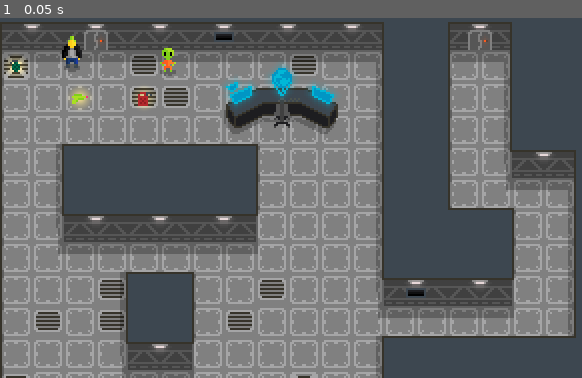
Above: before the commit, frame 1.
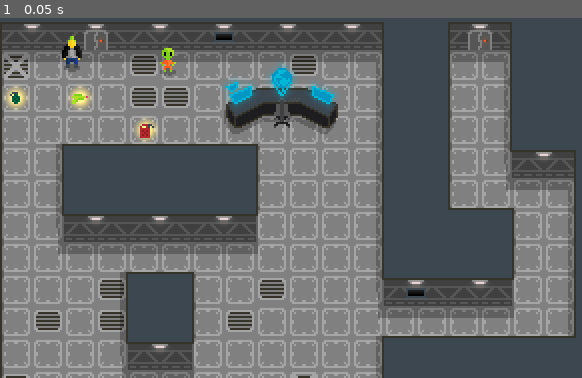
Above: after the commit, the same moment.

Repository: CrankyCranton/Godot-Jam-3
Game: Godot game, scene res://assets/tiles/tiles_test.tscn
Two runs of this game, one before a commit and one after it. Both use one fixed random seed, a clock stepped at 60 frames per second and the inputs below. The project has no main scene, so this scene is started directly.
Inputs:
- Up to frame 1 (0.05 s): no input

The runs differ from the first frame. In frame 1, 0.7% of the frame differs, in the area x 0-28%, y 11-35%.

Commit message:
Optional Lights
Using lights will reduce performance. Additionally, there is a limit to how many can be rendered at once.
It is also possible to fake lights by using a Sprite2D and setting it's mix mode to 'Add', but this method seems to look more musty and will illuminate the environment background as well.

Diff:
--- a/assets/tiles/tiles_test.tscn
+++ b/assets/tiles/tiles_test.tscn
@@ -9,6 +9,7 @@
 [ext_resource type="Texture2D" uid="uid://dc6numek7ase5" path="res://assets/items/item_glow/item_glow.png" id="6_bkpu8"]
 [ext_resource type="Texture2D" uid="uid://cpv6honmno36t" path="res://assets/alien/alien.png" id="7_pmbjv"]
 [ext_resource type="Texture2D" uid="uid://cs5f7dqc1w4yu" path="res://assets/command_panel/command_panel.png" id="8_c6e1i"]
+[ext_resource type="Texture2D" uid="uid://ddu58a3dq2r1a" path="res://assets/area_glow/area_glow.png" id="10_iyg4v"]
 
 [sub_resource type="TileSetAtlasSource" id="TileSetAtlasSource_fj53s"]
 texture = ExtResource("1_hm024")
@@ -367,6 +368,18 @@
 terrain_set_0/terrain_0/color = Color(0.5, 0.34375, 0.25, 1)
 sources/0 = SubResource("TileSetAtlasSource_4oi31")
 
+[sub_resource type="CanvasItemMaterial" id="CanvasItemMaterial_fy13x"]
+light_mode = 1
+
+[sub_resource type="CanvasItemMaterial" id="CanvasItemMaterial_7y66l"]
+blend_mode = 1
+
+[sub_resource type="CanvasItemMaterial" id="CanvasItemMaterial_nm68x"]
+blend_mode = 1
+
+[sub_resource type="CanvasItemMaterial" id="CanvasItemMaterial_4ymco"]
+blend_mode = 1
+
 [node name="TilesTest" type="Node2D"]
 
 [node name="Floor" type="TileMapLayer" parent="."]
@@ -378,7 +391,7 @@
 tile_set = SubResource("TileSet_wuttn")
 
 [node name="Details" type="TileMapLayer" parent="."]
-tile_map_data = PackedByteArray("AAD5/wQAAAABAAIAAAAMAAMAAAABAAIAAAD9/wIAAAABAAQAAAABAAAAAAABAAQAAAAHAAAAAAABAAQAAAADAAAAAAACAAQAAAAGAAQAAAACAAQAAAA=")
+tile_map_data = PackedByteArray("AAD5/wQAAAABAAIAAAD9/wIAAAABAAQAAAABAAAAAAABAAQAAAAHAAAAAAABAAQAAAADAAAAAAACAAQAAAAGAAQAAAACAAQAAAA=")
 tile_set = SubResource("TileSet_wuttn")
 
 [node name="CharacterShadow" type="Sprite2D" parent="."]
@@ -394,27 +407,48 @@
 texture = ExtResource("2_d1xmr")
 
 [node name="GasCan" type="Sprite2D" parent="."]
-light_mask = 0
-position = Vector2(72, 40)
+material = SubResource("CanvasItemMaterial_fy13x")
+position = Vector2(73, 56)
 texture = ExtResource("3_ah3je")
 
 [node name="ItemGlow" type="PointLight2D" parent="GasCan"]
+visible = false
 texture = ExtResource("6_bkpu8")
 
+[node name="ItemGlow2" type="Sprite2D" parent="GasCan"]
+show_behind_parent = true
+texture_filter = 2
+material = SubResource("CanvasItemMaterial_7y66l")
+texture = ExtResource("6_bkpu8")
+
 [node name="Grenade" type="Sprite2D" parent="."]
-light_mask = 0
-position = Vector2(8, 24)
+material = SubResource("CanvasItemMaterial_fy13x")
+position = Vector2(8, 40)
 texture = ExtResource("4_blhkw")
 
 [node name="ItemGlow" type="PointLight2D" parent="Grenade"]
+visible = false
 texture = ExtResource("6_bkpu8")
 
+[node name="ItemGlow2" type="Sprite2D" parent="Grenade"]
+show_behind_parent = true
+texture_filter = 2
+material = SubResource("CanvasItemMaterial_7y66l")
+texture = ExtResource("6_bkpu8")
+
 [node name="LaserGun" type="Sprite2D" parent="."]
-light_mask = 0
+material = SubResource("CanvasItemMaterial_fy13x")
 position = Vector2(40, 40)
 texture = ExtResource("5_sk122")
 
 [node name="ItemGlow" type="PointLight2D" parent="LaserGun"]
+visible = false
+texture = ExtResource("6_bkpu8")
+
+[node name="ItemGlow3" type="Sprite2D" parent="LaserGun"]
+show_behind_parent = true
+texture_filter = 2
+material = SubResource("CanvasItemMaterial_7y66l")
 texture = ExtResource("6_bkpu8")
 
 [node name="Alien" type="Sprite2D" parent="."]
@@ -424,3 +458,213 @@
 [node name="CommandPanel" type="Sprite2D" parent="."]
 position = Vector2(141, 34)
 texture = ExtResource("8_c6e1i")
+
+[node name="PointLight2D17" type="PointLight2D" parent="."]
+visible = false
+position = Vector2(141, 30)
+color = Color(0.00392157, 0.721569, 0.843137, 1)
+energy = 0.75
+texture = ExtResource("10_iyg4v")
+
+[node name="PointLight2D" type="PointLight2D" parent="."]
+visible = false
+position = Vector2(48, 5)
+texture = ExtResource("10_iyg4v")
+
+[node name="PointLight2D2" type="PointLight2D" parent="."]
+visible = false
+position = Vector2(176, 5)
+texture = ExtResource("10_iyg4v")
+
+[node name="PointLight2D3" type="PointLight2D" parent="."]
+visible = false
+position = Vector2(144, 5)
+texture = ExtResource("10_iyg4v")
+
+[node name="PointLight2D4" type="PointLight2D" parent="."]
+visible = false
+position = Vector2(16, 5)
+texture = ExtResource("10_iyg4v")
+
+[node name="PointLight2D5" type="PointLight2D" parent="."]
+visible = false
+position = Vector2(112, 101)
+texture = ExtResource("10_iyg4v")
+
+[node name="PointLight2D6" type="PointLight2D" parent="."]
+visible = false
+position = Vector2(272, 69)
+texture = ExtResource("10_iyg4v")
+
+[node name="PointLight2D7" type="PointLight2D" parent="."]
+visible = false
+position = Vector2(240, 5)
+texture = ExtResource("10_iyg4v")
+
+[node name="PointLight2D8" type="PointLight2D" parent="."]
+visible = false
+position = Vector2(80, 5)
+texture = ExtResource("10_iyg4v")
+
+[node name="PointLight2D9" type="PointLight2D" parent="."]
+visible = false
+position = Vector2(208, 133)
+texture = ExtResource("10_iyg4v")
+
+[node name="PointLight2D10" type="PointLight2D" parent="."]
+visible = false
+position = Vector2(48, 101)
+texture = ExtResource("10_iyg4v")
+
+[node name="PointLight2D11" type="PointLight2D" parent="."]
+visible = false
+position = Vector2(-80, 69)
+texture = ExtResource("10_iyg4v")
+
+[node name="PointLight2D12" type="PointLight2D" parent="."]
+visible = false
+position = Vector2(-48, 5)
+texture = ExtResource("10_iyg4v")
+
+[node name="PointLight2D13" type="PointLight2D" parent="."]
+visible = false
+position = Vector2(240, 133)
+texture = ExtResource("10_iyg4v")
+
+[node name="PointLight2D14" type="PointLight2D" parent="."]
+visible = false
+position = Vector2(112, 5)
+texture = ExtResource("10_iyg4v")
+
+[node name="PointLight2D15" type="PointLight2D" parent="."]
+visible = false
+position = Vector2(80, 165)
+texture = ExtResource("10_iyg4v")
+
+[node name="PointLight2D16" type="PointLight2D" parent="."]
+visible = false
+position = Vector2(80, 101)
+texture = ExtResource("10_iyg4v")
+
+[node name="CanvasModulate" type="CanvasModulate" parent="."]
+visible = false
+color = Color(0.5, 0.5, 0.5, 1)
+
+[node name="AreaGlow" type="Sprite2D" parent="."]
+visible = false
+modulate = Color(1, 1, 1, 0.25098)
+material = SubResource("CanvasItemMaterial_nm68x")
+position = Vector2(112, 5)
+texture = ExtResource("10_iyg4v")
+
+[node name="AreaGlow2" type="Sprite2D" parent="."]
+visible = false
+modulate = Color(1, 1, 1, 0.25098)
+material = SubResource("CanvasItemMaterial_4ymco")
+position = Vector2(80, 5)
+texture = ExtResource("10_iyg4v")
+
+[node name="AreaGlow3" type="Sprite2D" parent="."]
+visible = false
+modulate = Color(1, 1, 1, 0.25098)
+material = SubResource("CanvasItemMaterial_4ymco")
+position = Vector2(48, 5)
+texture = ExtResource("10_iyg4v")
+
+[node name="AreaGlow4" type="Sprite2D" parent="."]
+visible = false
+modulate = Color(1, 1, 1, 0.25098)
+material = SubResource("CanvasItemMaterial_4ymco")
+position = Vector2(16, 5)
+texture = ExtResource("10_iyg4v")
+
+[node name="AreaGlow5" type="Sprite2D" parent="."]
+visible = false
+modulate = Color(1, 1, 1, 0.25098)
+material = SubResource("CanvasItemMaterial_4ymco")
+position = Vector2(144, 5)
+texture = ExtResource("10_iyg4v")
+
+[node name="AreaGlow6" type="Sprite2D" parent="."]
+visible = false
+modulate = Color(1, 1, 1, 0.25098)
+material = SubResource("CanvasItemMaterial_4ymco")
+position = Vector2(176, 5)
+texture = ExtResource("10_iyg4v")
+
+[node name="AreaGlow7" type="Sprite2D" parent="."]
+visible = false
+modulate = Color(1, 1, 1, 0.25098)
+material = SubResource("CanvasItemMaterial_4ymco")
+position = Vector2(112, 101)
+texture = ExtResource("10_iyg4v")
+
+[node name="AreaGlow8" type="Sprite2D" parent="."]
+visible = false
+modulate = Color(1, 1, 1, 0.25098)
+material = SubResource("CanvasItemMaterial_4ymco")
+position = Vector2(80, 101)
+texture = ExtResource("10_iyg4v")
+
+[node name="AreaGlow9" type="Sprite2D" parent="."]
+visible = false
+modulate = Color(1, 1, 1, 0.25098)
+material = SubResource("CanvasItemMaterial_4ymco")
+position = Vector2(48, 101)
+texture = ExtResource("10_iyg4v")
+
+[node name="AreaGlow10" type="Sprite2D" parent="."]
+visible = false
+modulate = Color(1, 1, 1, 0.25098)
+material = SubResource("CanvasItemMaterial_4ymco")
+position = Vector2(80, 165)
+texture = ExtResource("10_iyg4v")
+
+[node name="AreaGlow11" type="Sprite2D" parent="."]
+visible = false
+modulate = Color(1, 1, 1, 0.25098)
+material = SubResource("CanvasItemMaterial_4ymco")
+position = Vector2(208, 133)
+texture = ExtResource("10_iyg4v")
+
+[node name="AreaGlow12" type="Sprite2D" parent="."]
+visible = false
+modulate = Color(1, 1, 1, 0.25098)
+material = SubResource("CanvasItemMaterial_4ymco")
+position = Vector2(240, 133)
+texture = ExtResource("10_iyg4v")
+
+[node name="AreaGlow13" type="Sprite2D" parent="."]
+visible = false
+modulate = Color(1, 1, 1, 0.25098)
+material = SubResource("CanvasItemMaterial_4ymco")
+position = Vector2(272, 69)
+texture = ExtResource("10_iyg4v")
+
+[node name="AreaGlow14" type="Sprite2D" parent="."]
+visible = false
+modulate = Color(1, 1, 1, 0.25098)
+material = SubResource("CanvasItemMaterial_4ymco")
+position = Vector2(240, 5)
+texture = ExtResource("10_iyg4v")
+
+[node name="AreaGlow15" type="Sprite2D" parent="."]
+visible = false
+modulate = Color(1, 1, 1, 0.25098)
+material = SubResource("CanvasItemMaterial_4ymco")
+position = Vector2(-48, 5)
+texture = ExtResource("10_iyg4v")
+
+[node name="AreaGlow16" type="Sprite2D" parent="."]
+visible = false
+modulate = Color(1, 1, 1, 0.25098)
+material = SubResource("CanvasItemMaterial_4ymco")
+position = Vector2(-80, 69)
+texture = ExtResource("10_iyg4v")
+
+[node name="AreaGlow17" type="Sprite2D" parent="."]
+visible = false
+modulate = Color(0, 0.714, 0.84, 0.501961)
+material = SubResource("CanvasItemMaterial_4ymco")
+position = Vector2(141, 30)
+texture = ExtResource("10_iyg4v")
--- a/project.godot
+++ b/project.godot
@@ -26,4 +26,6 @@
 textures/canvas_textures/default_texture_filter=0
 renderer/rendering_method="gl_compatibility"
 renderer/rendering_method.mobile="gl_compatibility"
+limits/opengl/max_renderable_lights=256
+limits/opengl/max_lights_per_object=1024
 environment/defaults/default_clear_color=Color(0.239216, 0.278431, 0.313726, 1)
Binary file added: assets/area_glow/area_glow.png
Not shown, added: assets/area_glow/area_glow.png.import
Binary file changed: assets/tiles/tiles.png
Not shown: 1 places in assets/tiles/tiles_test.tscn that only renumber resources
Not shown, added: assets/area_glow/area_glow.pxo
Not shown, changed: assets/tiles/tiles.pxo
